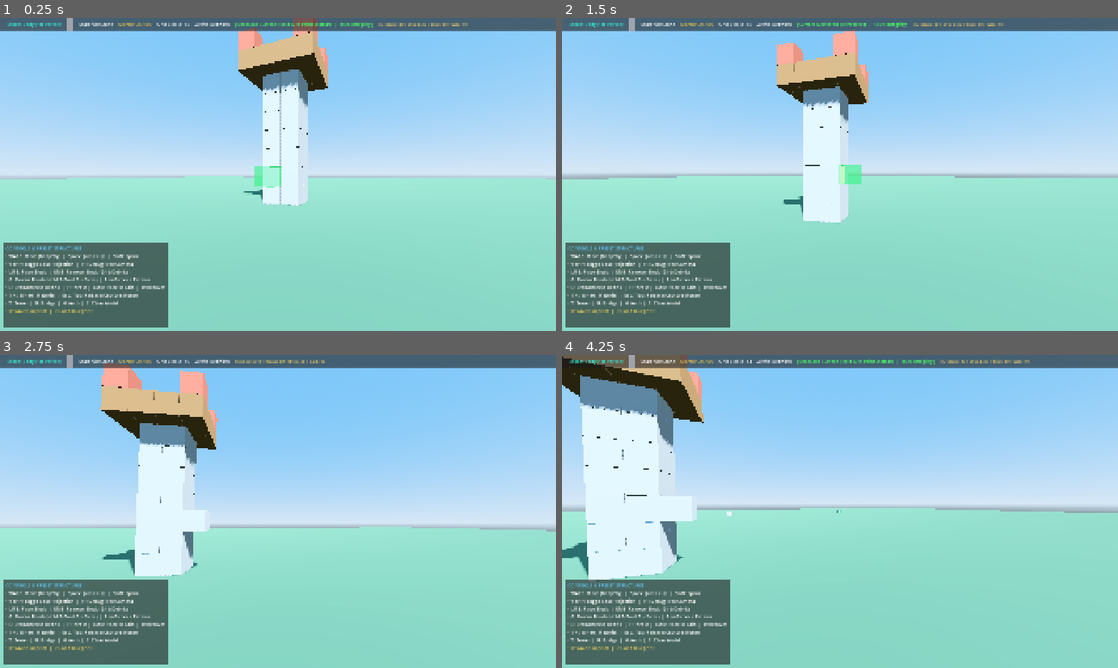
Above: before the commit, frames 1-4 (two rows, left to right).
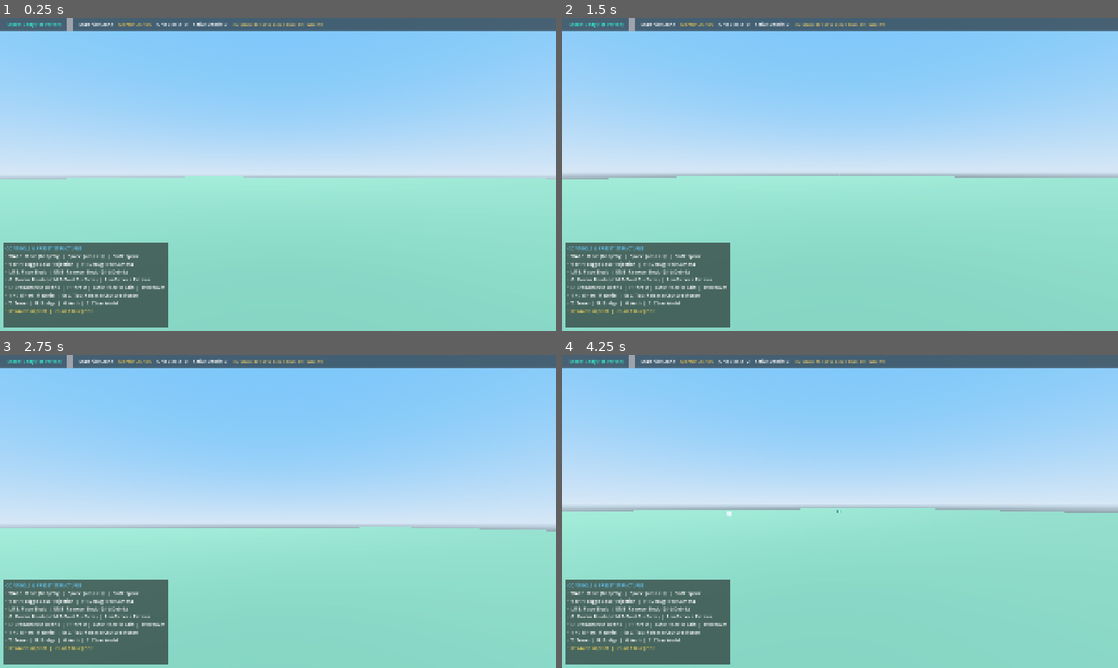
Above: after the commit, the same moments.

Repository: DPoveaa/my-story
Game: Godot game, scene res://scenes/world/GameWorld.tscn
The game is run twice, just before and just after one commit, with the same random seed, the same clock (stepped at 60 frames per second) and the same inputs.
Inputs (mouse positions are in pixels of both pictures, inside the frame that each line leads up to):
- Up to frame 1 (0.25 s): no input
- Up to frame 2 (1.5 s): tap Enter at 0.5 s; move the mouse to (867, 174) at 0.52 s; hold Space (fly_up) from 0.53 s (still down); click (867, 174) at 0.6 s; move the mouse to (812, 174) at 1.27 s; tap G (apply_cement) at 1.35 s
- Up to frame 3 (2.75 s): keep holding Space (fly_up); click (250, 511) at 1.55 s; move the mouse to (289, 505) at 2.02 s; hold E (interact) from 2.03 s (still down); click (289, 505) at 2.3 s
- Up to frame 4 (4.25 s): keep holding Space (fly_up); move the mouse to (834, 517) at 2.77 s; release E (interact) at 2.78 s; click (834, 517) at 2.85 s; move the mouse to (878, 514) at 3.52 s; hold R (recover_block) from 3.53 s (still down); click (878, 514) at 3.8 s

The runs differ from the first frame. In frame 1, 6.0% of the frame differs, in the area x 33-85%, y 0-60%; in frame 2, 6.2%; in frame 3, 8.2%; in frame 4, 13%, in the area x 0-85%, y 0-73%.
Error after the commit: Parse Error: Cannot infer the type of "nx" variable because the value doesn't have a set type. (res://systems/terrain/TerrainGenerator.gd:149)

Commit message:
Implement M7 Procedural World Foundation with FastNoiseLite seeded terrain
- Implement TerrainGenerator (systems/terrain/TerrainGenerator.gd) with FastNoiseLite seeded noise, chunked ArrayMesh rendering, and ConcavePolygonShape3D collision geometry
- Integrate TerrainGenerator with GameWorld.gd and StabilitySystem.is_anchor_cell() to support construction structures built on procedural terrain
- Position player spawn safely above procedural terrain surface height
- Maintain M6 InventoryManager, M5 single-cell reconstruction, M4 ReconstructionPlanner, bounded area blueprints, and block impact durability immunity
- Add 5 automated test cases in test_m4.gd covering seeded heightmap reproducibility, seed differentiation, layer block types, safe spawn position, and stability on generated terrain

Co-authored-by: DPoveaa <107443470+DPoveaa@users.noreply.github.com>

Diff:
--- a/autoloads/StabilitySystem.gd
+++ b/autoloads/StabilitySystem.gd
@@ -28,6 +28,9 @@
 
 ## Reference to GridSystem
 @export var grid_system: Node
+## Optional reference to TerrainGenerator for procedural ground support
+var terrain_generator: Node = null
+
 ## Reference to JointSystem
 @export var joint_system: Node
 ## Whether lateral / hanging support strictly requires cemented structural joints (M2.3)
@@ -117,7 +120,11 @@
 
 ## Tests whether a cell is a valid ground/foundation anchor.
 func is_anchor_cell(cell: Vector3i) -> bool:
-	return cell.y <= ground_anchor_y or _custom_anchors.has(cell)
+	if cell.y <= ground_anchor_y or _custom_anchors.has(cell):
+		return true
+	if terrain_generator != null and terrain_generator.has_method("is_ground_cell"):
+		return terrain_generator.is_ground_cell(cell)
+	return false
 
 func register_custom_anchor(cell: Vector3i) -> void:
 	_custom_anchors[cell] = true
--- a/scenes/world/GameWorld.gd
+++ b/scenes/world/GameWorld.gd
@@ -8,6 +8,7 @@
 
 const PlayerControllerScript = preload("res://scenes/player/PlayerController.gd")
 const MortarOverlayRendererScript = preload("res://systems/rendering/MortarOverlayRenderer.gd")
+const TerrainGeneratorScript = preload("res://systems/terrain/TerrainGenerator.gd")
 
 @onready var grid_renderer: GridRenderer = $GridRenderer
 @onready var preview_ghost: PreviewGhost = $PreviewGhost
@@ -19,6 +20,7 @@
 
 var grid_system: Node
 var stability_system: Node
+var terrain_generator: TerrainGenerator = null
 var _debug_camera_active: bool = false
 var _mortar_overlay_renderer: Node3D = null
 
@@ -28,6 +30,13 @@
 	if stability_system == null and has_node("/root/StabilitySystem"):
 		stability_system = get_node("/root/StabilitySystem")
 
+	# Instantiate procedural terrain generator
+	terrain_generator = TerrainGeneratorScript.new()
+	terrain_generator.name = "TerrainGenerator"
+	terrain_generator.seed_value = 1337
+	add_child(terrain_generator)
+	terrain_generator.generate_terrain()
+
 	# Spawn mortar overlay renderer as a child so face visuals work in-game.
 	_mortar_overlay_renderer = MortarOverlayRendererScript.new()
 	_mortar_overlay_renderer.name = "MortarOverlayRenderer"
@@ -35,6 +44,7 @@
 	add_child(_mortar_overlay_renderer)
 
 	if stability_system != null:
+		stability_system.terrain_generator = terrain_generator
 		stability_system.require_joints_for_lateral_support = true
 
 	# Wire HUD
@@ -43,13 +53,14 @@
 		build_hud.orchestrator = collapse_orchestrator
 		build_hud.player = player
 
-	# Wire Player (primary gameplay controller)
+	# Wire Player (primary gameplay controller) and spawn on safe surface
 	if player != null:
 		player.grid_system = grid_system
 		player.stability_system = stability_system
 		player.orchestrator = collapse_orchestrator
 		player.preview_ghost = preview_ghost
 		player.build_hud = build_hud
+		player.global_position = terrain_generator.get_spawn_position(0, 0)
 		player.block_type_changed.connect(build_hud.set_selected_block_type)
 		player.state_changed.connect(build_hud.set_player_state)
 		if player.has_signal("carried_block_changed"):
--- /dev/null
+++ b/systems/terrain/TerrainGenerator.gd
@@ -0,0 +1,222 @@
+class_name TerrainGenerator
+extends Node3D
+
+## Procedural terrain generator using FastNoiseLite and chunked mesh/collision generation.
+## Logically separate from player-built structures in GridSystem.
+## Generates chunk meshes and combined ConcavePolygonShape3D collision geometry (no per-voxel physics bodies).
+
+signal terrain_generated(seed_value: int, chunk_count: int)
+
+@export var seed_value: int = 1337:
+	set(val):
+		seed_value = val
+		if _noise != null:
+			_noise.seed = seed_value
+
+@export var chunk_size_x: int = 16
+@export var chunk_size_z: int = 16
+@export var world_chunks_x: int = 4
+@export var world_chunks_z: int = 4
+
+@export var min_height: int = 2
+@export var max_height: int = 12
+@export var noise_frequency: float = 0.03
+
+var _noise: FastNoiseLite
+var _chunks: Dictionary = {} # Vector2i -> Node3D (TerrainChunk)
+var _height_map: Dictionary = {} # Vector2i(x,z) -> int (surface_y)
+
+func _ready() -> void:
+	_setup_noise()
+
+func _setup_noise() -> void:
+	_noise = FastNoiseLite.new()
+	_noise.seed = seed_value
+	_noise.noise_type = FastNoiseLite.TYPE_PERLIN
+	_noise.frequency = noise_frequency
+
+func set_seed(p_seed: int) -> void:
+	seed_value = p_seed
+	if _noise != null:
+		_noise.seed = seed_value
+
+func get_surface_y(x: int, z: int) -> int:
+	var key := Vector2i(x, z)
+	if _height_map.has(key):
+		return _height_map[key]
+
+	if _noise == null:
+		_setup_noise()
+
+	var n: float = (_noise.get_noise_2d(float(x), float(z)) + 1.0) * 0.5 # 0.0 to 1.0
+	var y: int = int(round(lerpf(float(min_height), float(max_height), n)))
+	_height_map[key] = y
+	return y
+
+func get_block_type_at(x: int, y: int, z: int) -> StringName:
+	var surface_y := get_surface_y(x, z)
+	if y > surface_y or y < 0:
+		return &""
+	elif y == surface_y:
+		return &"stone" # Surface layer
+	elif y >= surface_y - 2:
+		return &"brick" # Subsurface layer
+	else:
+		return &"wood" # Deep layer
+
+func generate_terrain() -> void:
+	clear_terrain()
+	if _noise == null:
+		_setup_noise()
+
+	_height_map.clear()
+
+	var half_x := world_chunks_x / 2
+	var half_z := world_chunks_z / 2
+
+	var total_chunks := 0
+	for cx in range(-half_x, half_x):
+		for cz in range(-half_z, half_z):
+			_generate_chunk(Vector2i(cx, cz))
+			total_chunks += 1
+
+	terrain_generated.emit(seed_value, total_chunks)
+
+func _generate_chunk(chunk_pos: Vector2i) -> void:
+	var chunk_node := StaticBody3D.new()
+	chunk_node.name = "Chunk_%d_%d" % [chunk_pos.x, chunk_pos.y]
+	# Layer 1 = ground / environment
+	chunk_node.collision_layer = 1
+	chunk_node.collision_mask = 7
+
+	var start_x := chunk_pos.x * chunk_size_x
+	var start_z := chunk_pos.y * chunk_size_z
+
+	var st := SurfaceTool.new()
+	st.begin(Mesh.PRIMITIVE_TRIANGLES)
+
+	var faces: PackedVector3Array = []
+
+	for lx in range(chunk_size_x):
+		for lz in range(chunk_size_z):
+			var gx := start_x + lx
+			var gz := start_z + lz
+			var surface_y := get_surface_y(gx, gz)
+
+			for y in range(0, surface_y + 1):
+				var b_type := get_block_type_at(gx, y, gz)
+				if b_type.is_empty():
+					continue
+
+				# Check exposed faces (only add faces adjacent to air to optimize mesh)
+				var pos := Vector3(float(gx), float(y), float(gz))
+				_add_exposed_block_faces(gx, y, gz, pos, st, faces)
+
+	st.generate_normals()
+	var array_mesh := st.commit()
+
+	if array_mesh.get_surface_count() > 0:
+		var mesh_inst := MeshInstance3D.new()
+		mesh_inst.mesh = array_mesh
+		var mat := StandardMaterial3D.new()
+		mat.albedo_color = Color(0.45, 0.50, 0.40) # Natural terrain albedo
+		mat.roughness = 0.9
+		mesh_inst.material_override = mat
+		chunk_node.add_child(mesh_inst)
+
+		if not faces.is_empty():
+			var col_shape := CollisionShape3D.new()
+			var concave := ConcavePolygonShape3D.new()
+			concave.set_faces(faces)
+			col_shape.shape = concave
+			chunk_node.add_child(col_shape)
+
+	add_child(chunk_node)
+	_chunks[chunk_pos] = chunk_node
+
+func _add_exposed_block_faces(gx: int, gy: int, gz: int, block_min: Vector3, st: SurfaceTool, faces: PackedVector3Array) -> void:
+	var cs := 1.0
+	var min_p := block_min
+	var max_p := block_min + Vector3.ONE * cs
+
+	var dirs := [
+		Vector3i(1, 0, 0), Vector3i(-1, 0, 0),
+		Vector3i(0, 1, 0), Vector3i(0, -1, 0),
+		Vector3i(0, 0, 1), Vector3i(0, 0, -1)
+	]
+
+	for d in dirs:
+		var nx := gx + d.x
+		var ny := gy + d.y
+		var nz := gz + d.z
+		var is_air := ny > get_surface_y(nx, nz) or ny < 0
+		if is_air:
+			_add_quad_face(min_p, max_p, d, st, faces)
+
+func _add_quad_face(min_p: Vector3, max_p: Vector3, normal: Vector3i, st: SurfaceTool, faces: PackedVector3Array) -> void:
+	var v0: Vector3
+	var v1: Vector3
+	var v2: Vector3
+	var v3: Vector3
+
+	if normal.y > 0: # TOP
+		v0 = Vector3(min_p.x, max_p.y, min_p.z)
+		v1 = Vector3(max_p.x, max_p.y, min_p.z)
+		v2 = Vector3(max_p.x, max_p.y, max_p.z)
+		v3 = Vector3(min_p.x, max_p.y, max_p.z)
+	elif normal.y < 0: # BOTTOM
+		v0 = Vector3(min_p.x, min_p.y, max_p.z)
+		v1 = Vector3(max_p.x, min_p.y, max_p.z)
+		v2 = Vector3(max_p.x, min_p.y, min_p.z)
+		v3 = Vector3(min_p.x, min_p.y, min_p.z)
+	elif normal.x > 0: # RIGHT
+		v0 = Vector3(max_p.x, min_p.y, max_p.z)
+		v1 = Vector3(max_p.x, min_p.y, min_p.z)
+		v2 = Vector3(max_p.x, max_p.y, min_p.z)
+		v3 = Vector3(max_p.x, max_p.y, max_p.z)
+	elif normal.x < 0: # LEFT
+		v0 = Vector3(min_p.x, min_p.y, min_p.z)
+		v1 = Vector3(min_p.x, min_p.y, max_p.z)
+		v2 = Vector3(min_p.x, max_p.y, max_p.z)
+		v3 = Vector3(min_p.x, max_p.y, min_p.z)
+	elif normal.z > 0: # FRONT
+		v0 = Vector3(min_p.x, min_p.y, max_p.z)
+		v1 = Vector3(max_p.x, min_p.y, max_p.z)
+		v2 = Vector3(max_p.x, max_p.y, max_p.z)
+		v3 = Vector3(min_p.x, max_p.y, max_p.z)
+	else: # BACK
+		v0 = Vector3(max_p.x, min_p.y, min_p.z)
+		v1 = Vector3(min_p.x, min_p.y, min_p.z)
+		v2 = Vector3(min_p.x, max_p.y, min_p.z)
+		v3 = Vector3(max_p.x, max_p.y, min_p.z)
+
+	# Triangle 1: v0, v1, v2
+	st.add_vertex(v0)
+	st.add_vertex(v1)
+	st.add_vertex(v2)
+	faces.append(v0)
+	faces.append(v1)
+	faces.append(v2)
+
+	# Triangle 2: v0, v2, v3
+	st.add_vertex(v0)
+	st.add_vertex(v2)
+	st.add_vertex(v3)
+	faces.append(v0)
+	faces.append(v2)
+	faces.append(v3)
+
+func clear_terrain() -> void:
+	for chunk in _chunks.values():
+		if is_instance_valid(chunk):
+			chunk.queue_free()
+	_chunks.clear()
+	_height_map.clear()
+
+func get_spawn_position(x: int = 0, z: int = 0) -> Vector3:
+	var surface_y := get_surface_y(x, z)
+	return Vector3(float(x) + 0.5, float(surface_y + 1) + 1.0, float(z) + 0.5)
+
+func is_ground_cell(cell: Vector3i) -> bool:
+	var surf_y := get_surface_y(cell.x, cell.z)
+	return cell.y <= surf_y + 1
--- a/tests/test_m4.gd
+++ b/tests/test_m4.gd
@@ -9,6 +9,7 @@
 const PlayerControllerScript = preload("res://scenes/player/PlayerController.gd")
 const JointSystemScript = preload("res://autoloads/JointSystem.gd")
 const InventoryManagerScript = preload("res://autoloads/InventoryManager.gd")
+const TerrainGeneratorScript = preload("res://systems/terrain/TerrainGenerator.gd")
 
 var _passed: int = 0
 var _failed: int = 0
@@ -81,6 +82,11 @@
 	_run_test("test_debris_recovery_awards_materials")
 	_run_test("test_inventory_json_persistence")
 	_run_test("test_reconstruction_planner_material_status")
+	_run_test("test_terrain_seeded_generation_identical_seed")
+	_run_test("test_terrain_seeded_generation_different_seed")
+	_run_test("test_terrain_layers_and_height_data")
+	_run_test("test_terrain_spawn_position_safe")
+	_run_test("test_construction_stability_on_generated_terrain")
 
 	print("==================================================")
 	print("M4 TEST RESULTS: %d PASSED, %d FAILED" % [_passed, _failed])
@@ -1094,6 +1100,107 @@
 	inv.queue_free()
 	return true
 
+func test_terrain_seeded_generation_identical_seed() -> bool:
+	var gen1 := TerrainGeneratorScript.new()
+	gen1.seed_value = 12345
+
+	var gen2 := TerrainGeneratorScript.new()
+	gen2.seed_value = 12345
+
+	for x in range(-10, 10):
+		for z in range(-10, 10):
+			if gen1.get_surface_y(x, z) != gen2.get_surface_y(x, z):
+				gen1.queue_free()
+				gen2.queue_free()
+				return false
+
+	gen1.queue_free()
+	gen2.queue_free()
+	return true
+
+func test_terrain_seeded_generation_different_seed() -> bool:
+	var gen1 := TerrainGeneratorScript.new()
+	gen1.seed_value = 12345
+
+	var gen2 := TerrainGeneratorScript.new()
+	gen2.seed_value = 99999
+
+	var matches := 0
+	var total := 0
+	for x in range(-10, 10):
+		for z in range(-10, 10):
+			total += 1
+			if gen1.get_surface_y(x, z) == gen2.get_surface_y(x, z):
+				matches += 1
+
+	gen1.queue_free()
+	gen2.queue_free()
+	return matches < total
+
+func test_terrain_layers_and_height_data() -> bool:
+	var gen := TerrainGeneratorScript.new()
+	gen.seed_value = 1337
+
+	var surf_y := gen.get_surface_y(0, 0)
+	if surf_y < gen.min_height or surf_y > gen.max_height:
+		gen.queue_free()
+		return false
+
+	if gen.get_block_type_at(0, surf_y, 0) != &"stone":
+		gen.queue_free()
+		return false
+
+	if gen.get_block_type_at(0, surf_y - 1, 0) != &"brick":
+		gen.queue_free()
+		return false
+
+	if gen.get_block_type_at(0, 0, 0) != &"wood":
+		gen.queue_free()
+		return false
+
+	gen.queue_free()
+	return true
+
+func test_terrain_spawn_position_safe() -> bool:
+	var gen := TerrainGeneratorScript.new()
+	gen.seed_value = 1337
+
+	var surf_y := gen.get_surface_y(0, 0)
+	var spawn_pos := gen.get_spawn_position(0, 0)
+
+	if spawn_pos.y <= float(surf_y + 1):
+		gen.queue_free()
+		return false
+
+	gen.queue_free()
+	return true
+
+func test_construction_stability_on_generated_terrain() -> bool:
+	var grid := _make_grid()
+	var js := _make_joint_sys(grid)
+	var stability := Node.new()
+	var script = load("res://autoloads/StabilitySystem.gd")
+	stability.set_script(script)
+	stability.grid_system = grid
+	stability.joint_system = js
+
+	var gen := TerrainGeneratorScript.new()
+	gen.seed_value = 1337
+	stability.terrain_generator = gen
+
+	var surf_y := gen.get_surface_y(5, 5)
+	var block_cell := Vector3i(5, surf_y + 1, 5)
+
+	grid.place_block(block_cell, &"stone")
+	if not stability.is_anchor_cell(block_cell):
+		gen.queue_free()
+		stability.queue_free()
+		return false
+
+	gen.queue_free()
+	stability.queue_free()
+	return true
+
 func test_reconstruct_single_missing_cell_success() -> bool:
 	var grid := _make_grid()
 	var bp_mgr := _make_manager()
